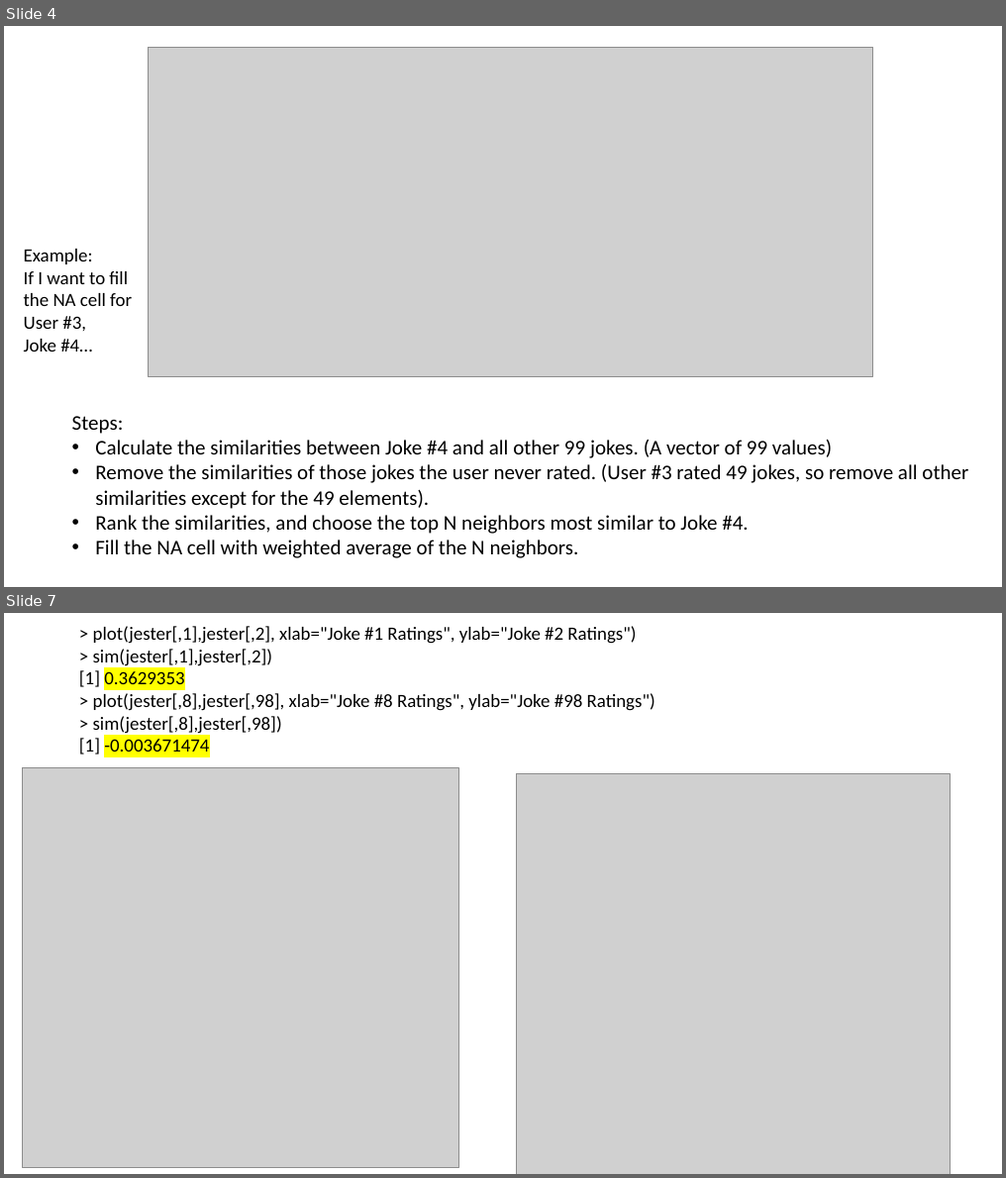
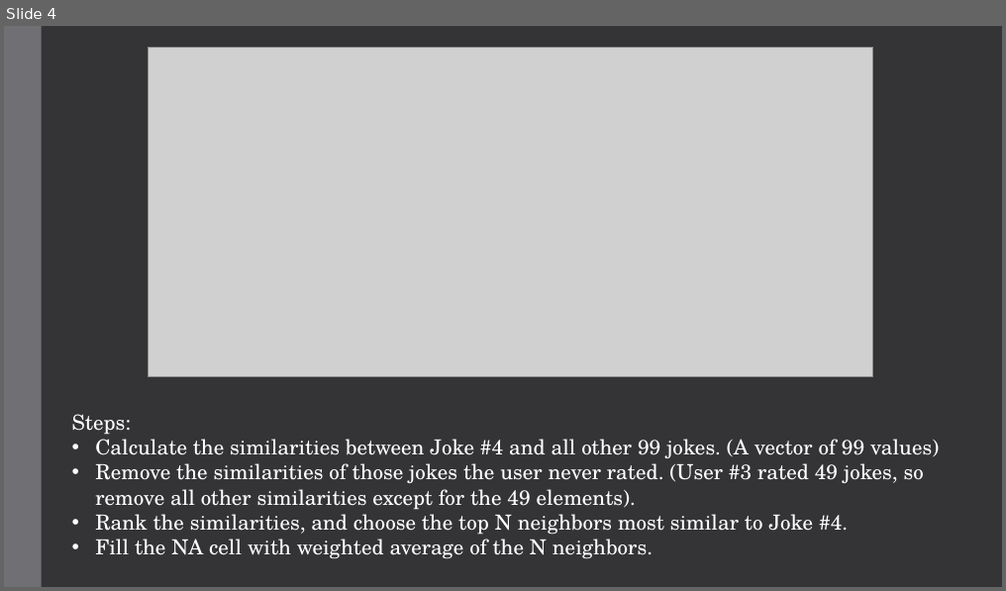
Before and after one commit to Tyllis/Data607, a slide deck: jester-collaborative-filtering.pptx. Shown one above the other, each under a label of ours: slides 4 and 7 before the commit, slide 4 after it; the slides between them are not shown. The pictures are 1006x1178 and 1006x591 pixels, drawn with LibreOffice and Linux fonts; fonts in the diff are those of the drawing; grey boxes stand for pictures; background and template pictures are left out. Boxes give left, top, right and bottom in pixels: in the first picture for what was removed or moved away, otherwise in the second. Text is boxed around its words. In the diff, an @@ line names an element or a change of style, - is before the commit and + after.

```diff
--- a/jester-collaborative-filtering.pptx
+++ b/jester-collaborative-filtering.pptx
@@ slide 7 removed at (4, 613, 1002, 1174), background #FFFFFF @@
@@ text removed at (79, 626, 655, 755) @@
-> plot(jester[,1],jester[,2], xlab="Joke #1 Ratings", ylab="Joke #2 Ratings")
-> sim(jester[,1],jester[,2])
-[1] 0.3629353
-> plot(jester[,8],jester[,98], xlab="Joke #8 Ratings", ylab="Joke #98 Ratings")
-> sim(jester[,8],jester[,98])
-[1] -0.003671474
@@ picture removed at (22, 768, 459, 1167) @@
@@ picture removed at (517, 774, 950, 1174) @@
@@ slide 4 changed as well @@
@@ background #FFFFFF to #353537 @@
@@ rectangle added at (4, 26, 42, 587), fill #6F6F74 @@
@@ text removed at (24, 249, 132, 352) @@
-Example:
-If I want to fill
-the NA cell for
-User #3,
-Joke #4…
@@ text "Steps:" at (72, 414, 939, 560): font Calibri to TeX Gyre Schola, text colour #000000 to #FFFFFF @@
```
Also in this commit, not shown: 3 other slides changed, 1 slide added, 5 other slides removed.
